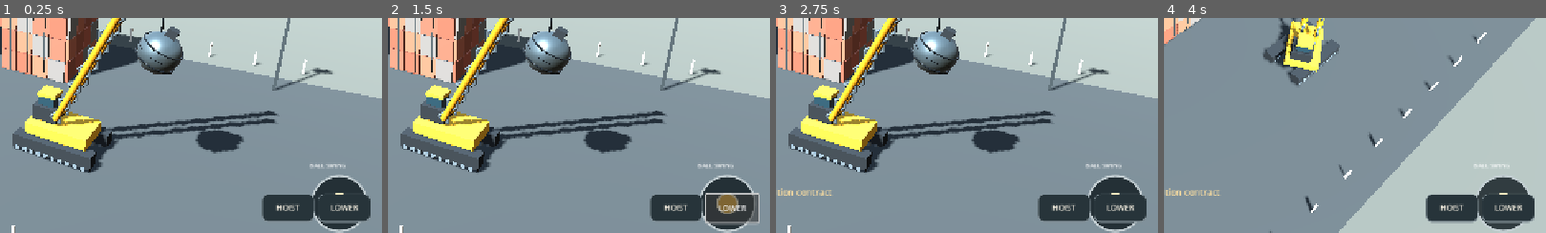
Above: before the commit, frames 1-4 (left to right).
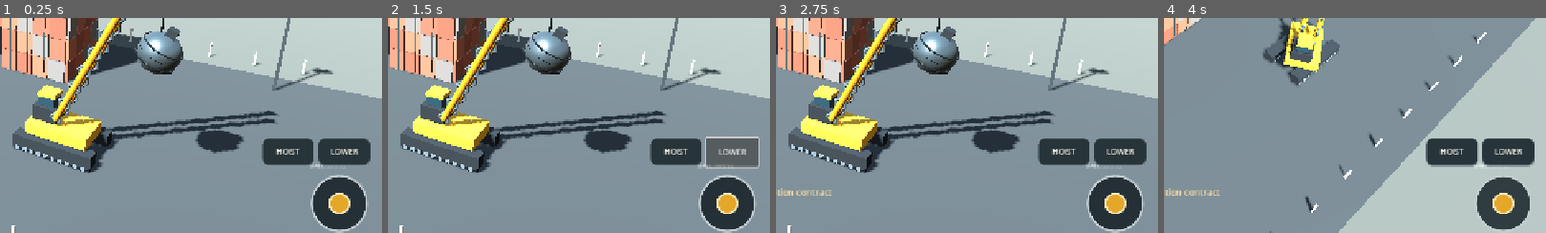
Above: after the commit, the same moments.

Repository: xz64uj777/construction
Game: Godot game, scene res://scenes/main.tscn
The game is run twice, just before and just after one commit, with the same random seed, the same clock (stepped at 60 frames per second) and the same inputs.
Inputs (mouse positions are % of the whole screen's width and height, from its top left):
- Up to frame 1 (0.25 s): no input
- Up to frame 2 (1.5 s): click "HOIST" at 0.5 s; click "LOWER" at 1.25 s
- Up to frame 3 (2.75 s): click "RESET ↻" at 2 s
- Up to frame 4 (4 s): move the mouse to (72, 45) at 2.77 s; hold D 2.78-3.5 s; hold R 2.78-3.5 s; click (72, 45) at 2.92 s; drag from (30, 55) to (45, 70) at 3.52 s
The pictures show only the part of the screen within x 50-100%, y 47-97%; the shares and areas given below are measured in that part.

The runs differ from the first frame. In frame 1, 5.8% of the frame differs, in the area x 68-97%, y 56-96%; in frame 2, 6.4%, in the area x 68-98%, y 55-97%; in frame 3, 5.8%; in frame 4, 6.2%.

Commit message:
Move hoist controls above right joystick

Diff:
--- a/godot/scripts/main.gd
+++ b/godot/scripts/main.gd
@@ -397,8 +397,8 @@
 	swing_label.position = Vector2(-122, -146)
 	swing_label.add_theme_font_size_override("font_size", 10)
 	mobile_controls.add_child(swing_label)
-	_add_button(mobile_controls, "HOIST", Vector2(-202, -90), Vector2(88, 48), func(): winch_input = -1.0, func(): winch_input = 0.0, false)
-	_add_button(mobile_controls, "LOWER", Vector2(-108, -90), Vector2(88, 48), func(): winch_input = 1.0, func(): winch_input = 0.0, false)
+	_add_button(mobile_controls, "HOIST", Vector2(-202, -184), Vector2(88, 48), func(): winch_input = -1.0, func(): winch_input = 0.0, false)
+	_add_button(mobile_controls, "LOWER", Vector2(-108, -184), Vector2(88, 48), func(): winch_input = 1.0, func(): winch_input = 0.0, false)
 	var reset := Button.new()
 	reset.text = "RESET ↻"
 	reset.position = Vector2(-112, 18)
